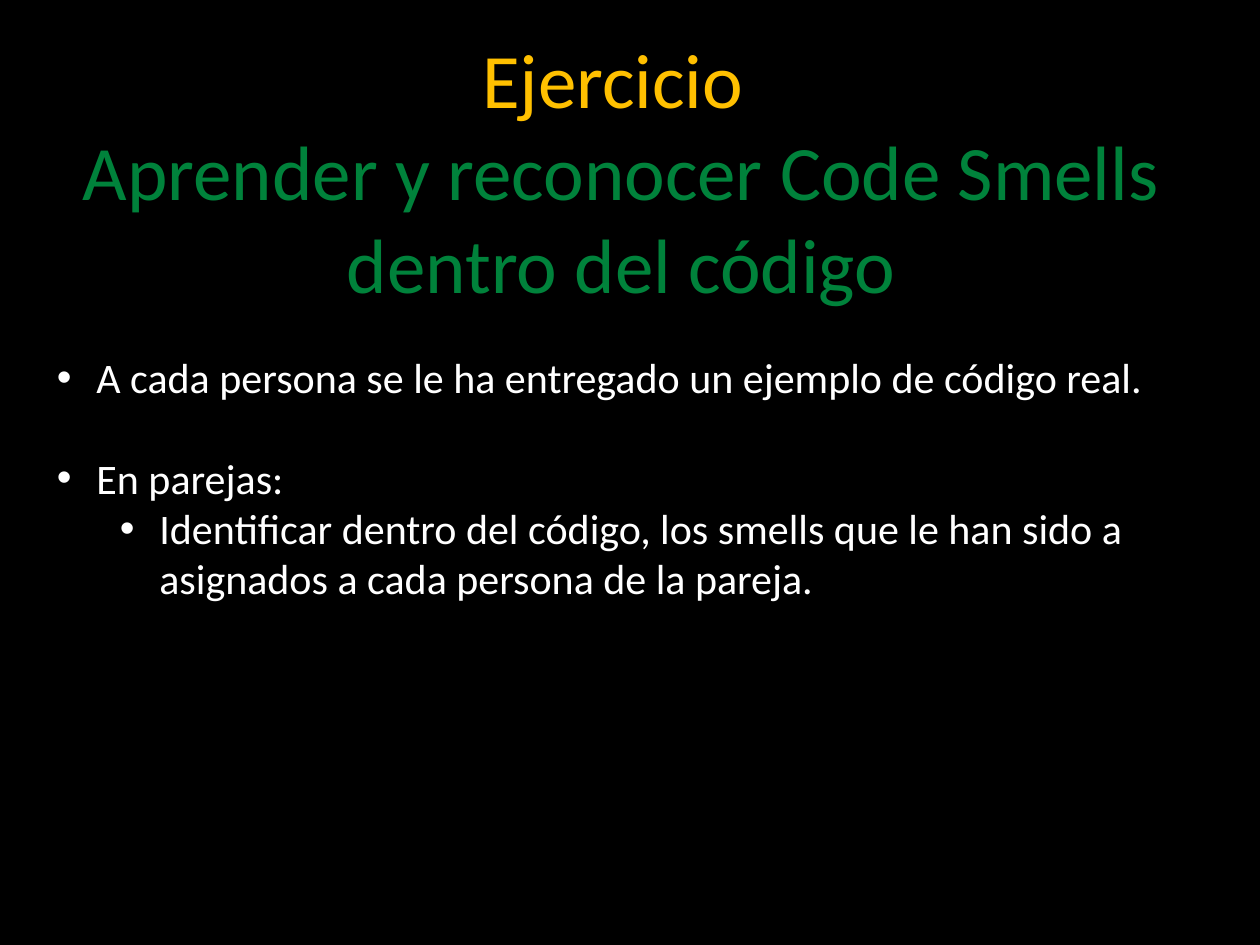
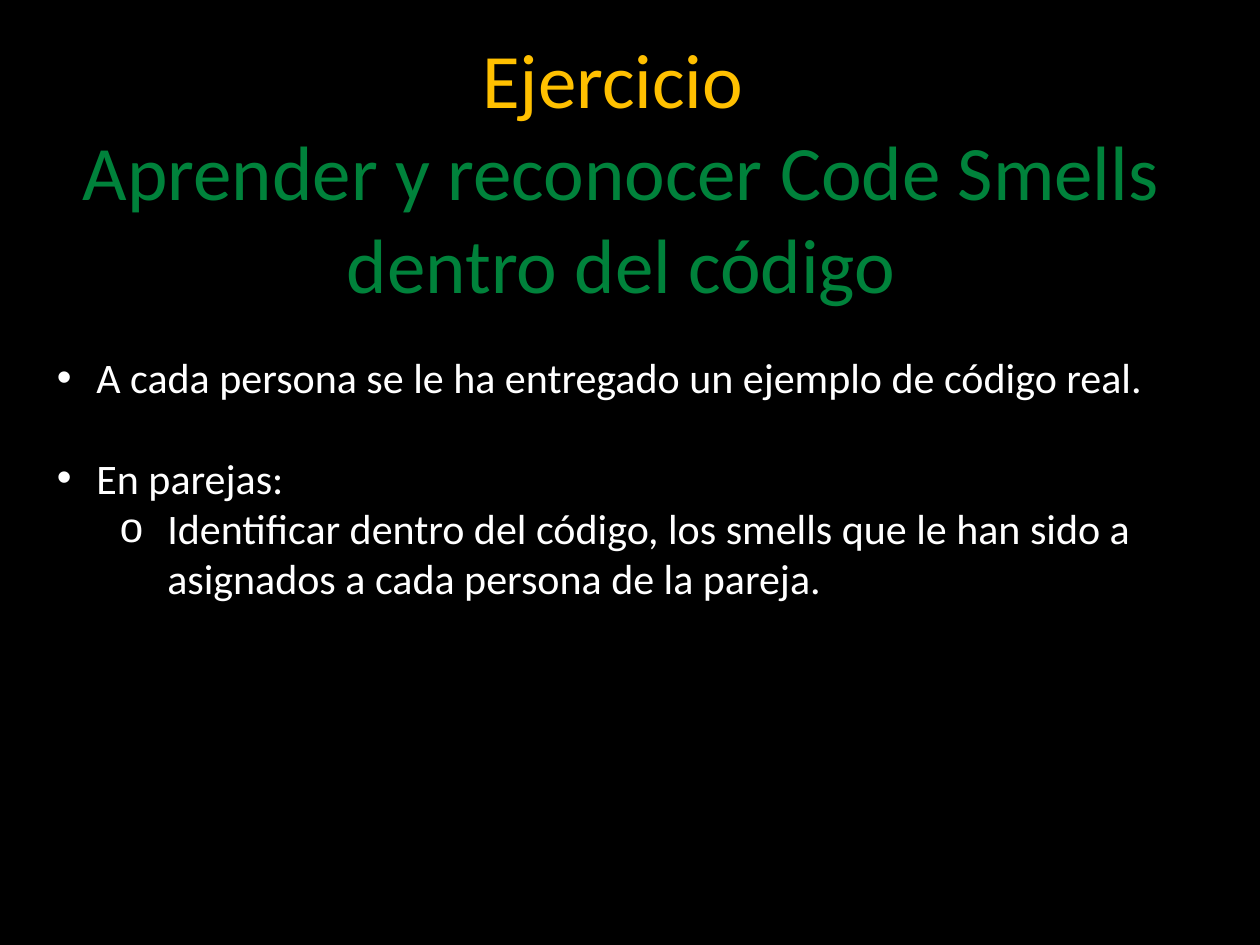
Before and after one commit to angelnunezsalazar/Code-Smells-and-Refactoring, a slide deck: slide 36 of Diapositivas/Code Smells and Refactoring.pptx (slide 13 before the commit). Drawn at 1260x945 pixels with LibreOffice and Linux fonts; fonts in the diff are those of the drawing; background and template pictures are left out. Boxes give left, top, right and bottom in pixels: in the first picture for what was removed or moved away, otherwise in the second. Text is boxed around its words. In the diff, an @@ line names an element or a change of style, - is before the commit and + after.

Commit message:
- Dinámica Technical Debt - Slides Technical Debt - Descripción Smells en Español - Imágenes de Smells en Slides

```diff
--- a/Diapositivas/Code Smells and Refactoring.pptx
+++ b/Diapositivas/Code Smells and Refactoring.pptx
@@ text at (167, 514, 1130, 602): bullet • to o @@
```
Also in this commit, not shown: 10 other slides changed, 21 slides added, 3 slides removed, 15 other files.
